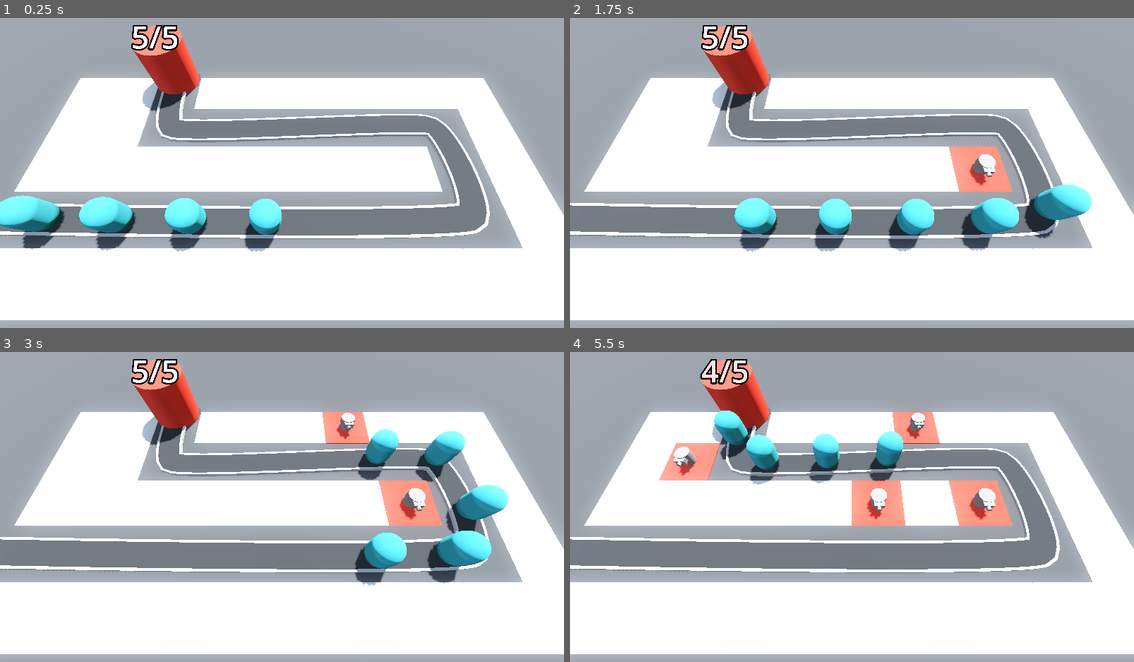
Above: before the commit, frames 1-4 (two rows, left to right).
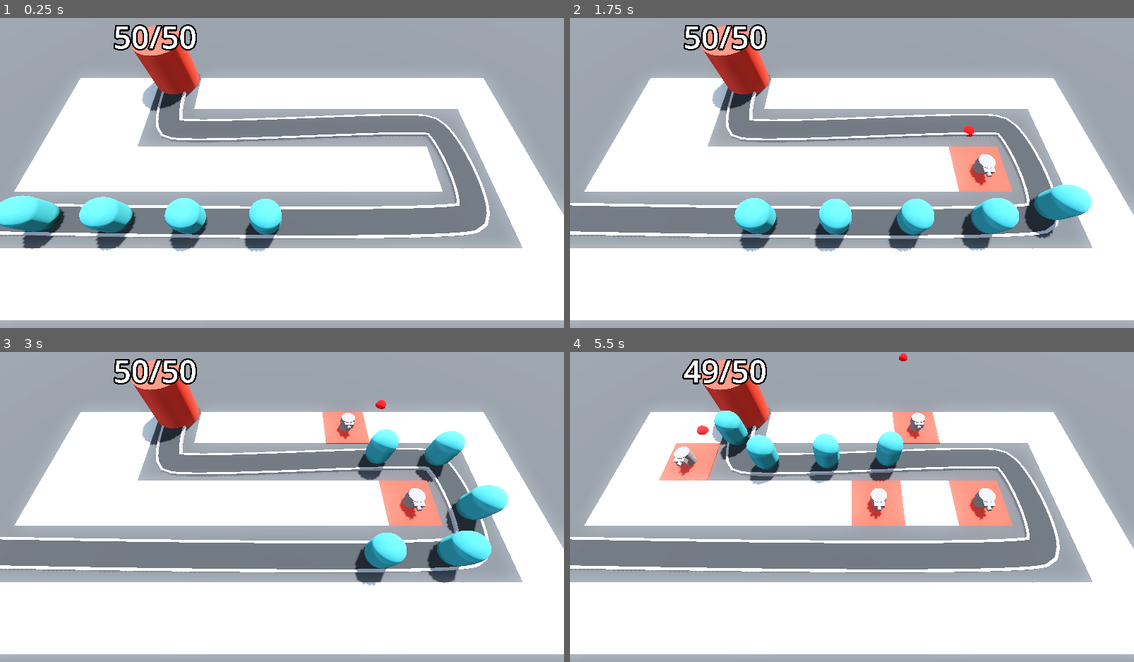
Above: after the commit, the same moments.

Repository: cpurdy-cs/Barbarian-Blaster-Class
Game: Godot game, scene res://base_level.tscn
The game is run twice, just before and just after one commit, with the same random seed, the same clock (stepped at 60 frames per second) and the same inputs.
Inputs (mouse positions are in pixels of both pictures, inside the frame that each line leads up to):
- Up to frame 1 (0.25 s): no input
- Up to frame 2 (1.75 s): move the mouse to (976, 160) at 0.52 s; click (976, 160) at 0.6 s; move the mouse to (739, 191) at 1.27 s; click (739, 191) at 1.35 s
- Up to frame 3 (3 s): move the mouse to (338, 441) at 2.02 s; click (338, 441) at 2.1 s; move the mouse to (253, 575) at 2.77 s; click (253, 575) at 2.85 s
- Up to frame 4 (5.5 s): move the mouse to (1021, 556) at 3.52 s; click (1021, 556) at 3.6 s; move the mouse to (682, 463) at 4.27 s; click (682, 463) at 4.35 s; move the mouse to (880, 510) at 5.02 s; click (880, 510) at 5.1 s

The runs differ from the first frame. In frame 1, 0.5% of the frame differs, in the area x 20-35%, y 2-11%; in frame 2, 0.6%; in frame 3, 0.6%; in frame 4, 0.7%, in the area x 19-60%, y 0-27%.

Commit message:
add projectile

Diff:
--- /dev/null
+++ b/Turret/projectile.gd
@@ -0,0 +1,12 @@
+extends Area3D
+
+var direction := Vector3.FORWARD
+
+@export var speed := 30.0
+
+func _physics_process(delta: float) -> void:
+	position += direction * speed * delta
+
+
+func _on_timer_timeout() -> void:
+	queue_free()
--- /dev/null
+++ b/Turret/projectile.tscn
@@ -0,0 +1,28 @@
+[gd_scene load_steps=5 format=3 uid="uid://dhke6s5rq7xo4"]
+
+[ext_resource type="Script" uid="uid://b22hpox3kn5a" path="res://Turret/projectile.gd" id="1_sxav3"]
+
+[sub_resource type="StandardMaterial3D" id="StandardMaterial3D_tp1dm"]
+albedo_color = Color(1, 0, 0, 1)
+
+[sub_resource type="SphereMesh" id="SphereMesh_sxav3"]
+material = SubResource("StandardMaterial3D_tp1dm")
+
+[sub_resource type="SphereShape3D" id="SphereShape3D_3nq0t"]
+
+[node name="Projectile" type="Area3D"]
+top_level = true
+script = ExtResource("1_sxav3")
+
+[node name="MeshInstance3D" type="MeshInstance3D" parent="."]
+mesh = SubResource("SphereMesh_sxav3")
+
+[node name="CollisionShape3D" type="CollisionShape3D" parent="."]
+shape = SubResource("SphereShape3D_3nq0t")
+
+[node name="Timer" type="Timer" parent="."]
+wait_time = 2.0
+one_shot = true
+autostart = true
+
+[connection signal="timeout" from="Timer" to="." method="_on_timer_timeout"]
--- /dev/null
+++ b/Turret/turret.gd
@@ -0,0 +1,9 @@
+extends Node3D
+
+var projectile = preload("res://Turret/projectile.tscn")
+
+
+func _on_timer_timeout() -> void:
+	var new_proj = projectile.instantiate()
+	add_child(new_proj)
+	new_proj.global_position = global_position
--- a/Turret/turret.tscn
+++ b/Turret/turret.tscn
@@ -1,4 +1,6 @@
-[gd_scene load_steps=5 format=3 uid="uid://d01unib15e15u"]
+[gd_scene load_steps=6 format=3 uid="uid://d01unib15e15u"]
+
+[ext_resource type="Script" uid="uid://coqbxcwumauv" path="res://Turret/turret.gd" id="1_5kpma"]
 
 [sub_resource type="CylinderMesh" id="CylinderMesh_cb20n"]
 height = 1.0
@@ -17,6 +19,7 @@
 height = 0.5
 
 [node name="Turret" type="Node3D"]
+script = ExtResource("1_5kpma")
 
 [node name="TurretBase" type="MeshInstance3D" parent="."]
 transform = Transform3D(1, 0, 0, 0, 1, 0, 0, 0, 1, 0, 0.5, 0)
@@ -33,3 +36,8 @@
 [node name="Barrel" type="MeshInstance3D" parent="TurretBase/TurretTop/Visor"]
 transform = Transform3D(1, 0, 0, 0, -4.371139e-08, -1, 0, 1, -4.371139e-08, 0, 0, 0.22815418)
 mesh = SubResource("CylinderMesh_djkev")
+
+[node name="Timer" type="Timer" parent="."]
+autostart = true
+
+[connection signal="timeout" from="Timer" to="." method="_on_timer_timeout"]
--- a/base_level.tscn
+++ b/base_level.tscn
@@ -113,18 +113,18 @@
 material = SubResource("StandardMaterial3D_eesb3")
 
 [node name="Enemy" parent="Path3D" instance=ExtResource("2_5vx1e")]
-transform = Transform3D(-0.02242868, 0.0016574268, -0.9997299, -1.16413365e-10, 0.99999714, 0.001657818, 0.9997315, 3.7184e-05, -0.022428643, -23.528536, 0, 5.963485)
+transform = Transform3D(-0.022428678, 0.0016574268, -0.9997298, -1.1641336e-10, 0.99999714, 0.0016578179, 0.9997314, 3.7184e-05, -0.022428643, -23.528536, 0, 5.963485)
 
 [node name="Enemy2" parent="Path3D" instance=ExtResource("2_5vx1e")]
 transform = Transform3D(-0.018638236, 0.0016490336, -0.99980843, -6.2695044e-06, 0.99999714, 0.0016494122, 0.99981004, 3.7011596e-05, -0.018638195, -18.529716, -0.008263516, 6.064144)
 progress = 5.0
 
 [node name="Enemy3" parent="Path3D" instance=ExtResource("2_5vx1e")]
-transform = Transform3D(-0.015866848, 0.0016428959, -0.9998554, -1.0832559e-05, 0.99999636, 0.0016432498, 0.9998578, 3.6905345e-05, -0.01586679, -13.530392, -0.016495652, 6.1505027)
+transform = Transform3D(-0.015866848, 0.0016428957, -0.99985534, -1.0832559e-05, 0.9999963, 0.0016432496, 0.9998578, 3.690534e-05, -0.01586679, -13.530392, -0.016495652, 6.1505027)
 progress = 10.0
 
 [node name="Enemy4" parent="Path3D" instance=ExtResource("2_5vx1e")]
-transform = Transform3D(-0.012613174, 0.0016356925, -0.9999025, -1.6167947e-05, 0.9999972, 0.0016360019, 0.99990326, 3.6802736e-05, -0.012613137, -8.530835, -0.024694737, 6.22201)
+transform = Transform3D(-0.012613173, 0.0016356925, -0.9999025, -1.6167947e-05, 0.9999972, 0.0016360019, 0.9999032, 3.6802736e-05, -0.012613137, -8.530835, -0.024694737, 6.22201)
 progress = 15.0
 
 [node name="Enemy5" parent="Path3D" instance=ExtResource("2_5vx1e")]
@@ -133,6 +133,7 @@
 
 [node name="Base" parent="." instance=ExtResource("3_eesb3")]
 transform = Transform3D(1, 0, 0, 0, 1, 0, 0, 0, 1, -10.17345, 0, -7.665709)
+max_health = 50
 
 [node name="TurretManager" type="Node3D" parent="."]
 script = ExtResource("5_ftfrf")
Not shown, added: Turret/projectile.gd.uid
Not shown, added: Turret/turret.gd.uid
